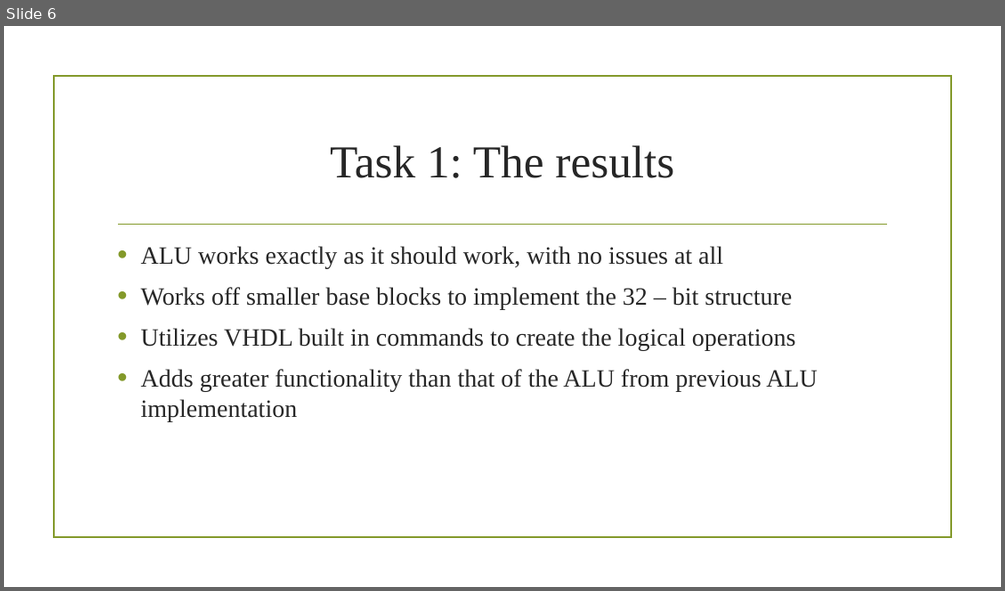
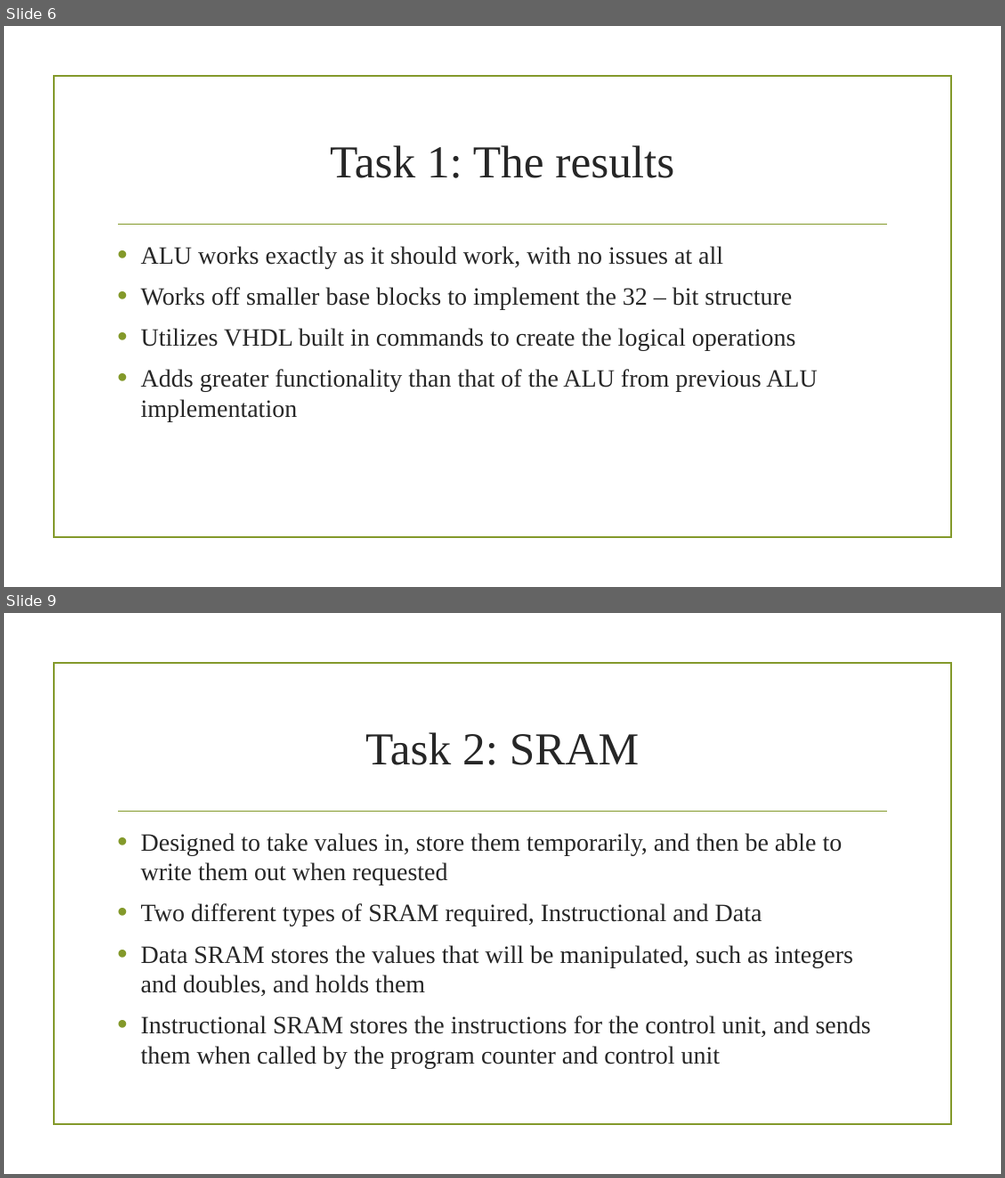
Before and after one commit to Astalidan/LiProject, a slide deck: Documentation/Li_Project_PowerPoint.pptx. Shown one above the other, each under a label of ours: slide 6 before the commit, slides 6 and 9 after it; the slides between them are not shown. The pictures are 1005x591 and 1005x1178 pixels, drawn with LibreOffice and Linux fonts; fonts in the diff are those of the drawing; background and template pictures are left out. Boxes give left, top, right and bottom in pixels: in the first picture for what was removed or moved away, otherwise in the second. Text is boxed around its words. In the diff, an @@ line names an element or a change of style, - is before the commit and + after.

```diff
--- a/Documentation/Li_Project_PowerPoint.pptx
+++ b/Documentation/Li_Project_PowerPoint.pptx
@@ slide 9 added at [4,613,1001,1174], background picture (left out); not listed: 2 template elements that a slide beside it also shows @@
@@ title added at [365,732,639,765], 44 pt, text #262626 @@
+Task 2: SRAM
@@ text added at [141,833,871,1069], 24 pt, text #262626 @@
+• Designed to take values in, store them temporarily, and then be able to write them out when requested
+• Two different types of SRAM required, Instructional and Data
+• Data SRAM stores the values that will be manipulated, such as integers and doubles, and holds them
+• Instructional SRAM stores the instructions for the control unit, and sends them when called by the program counter and control unit
```
Also in this commit, not shown: 13 other slides added.
